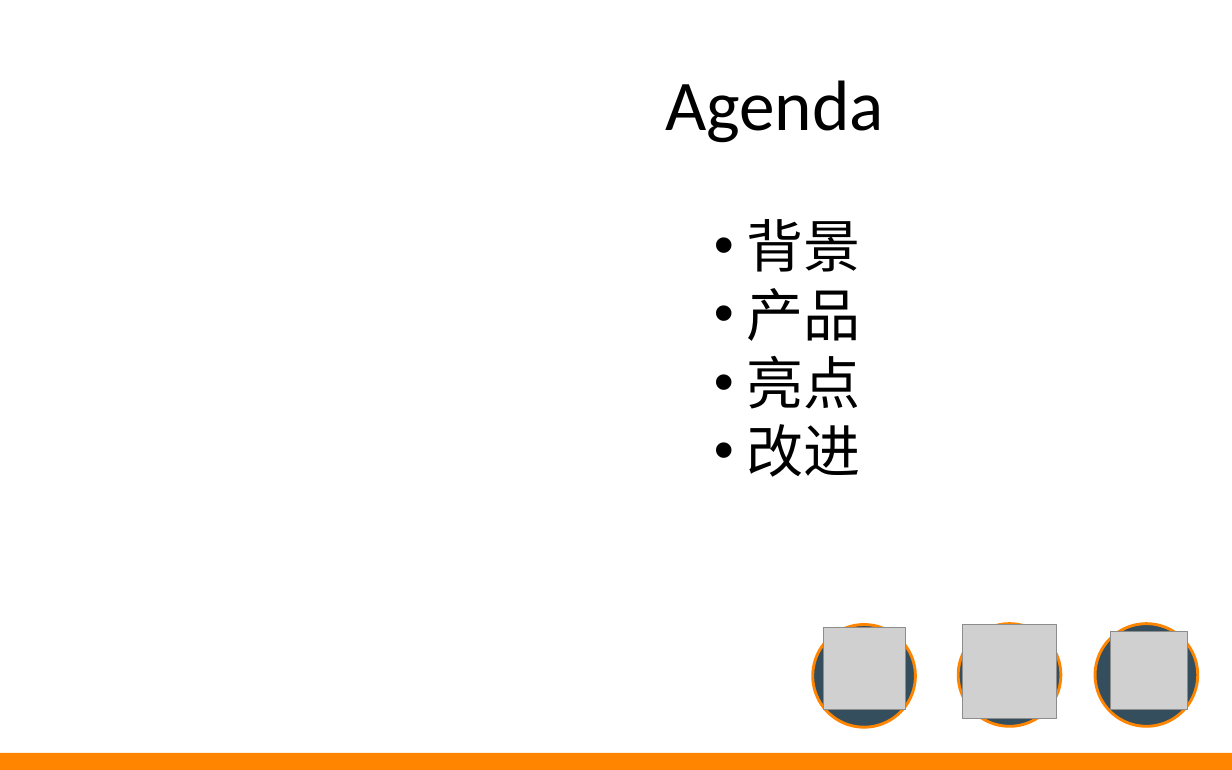
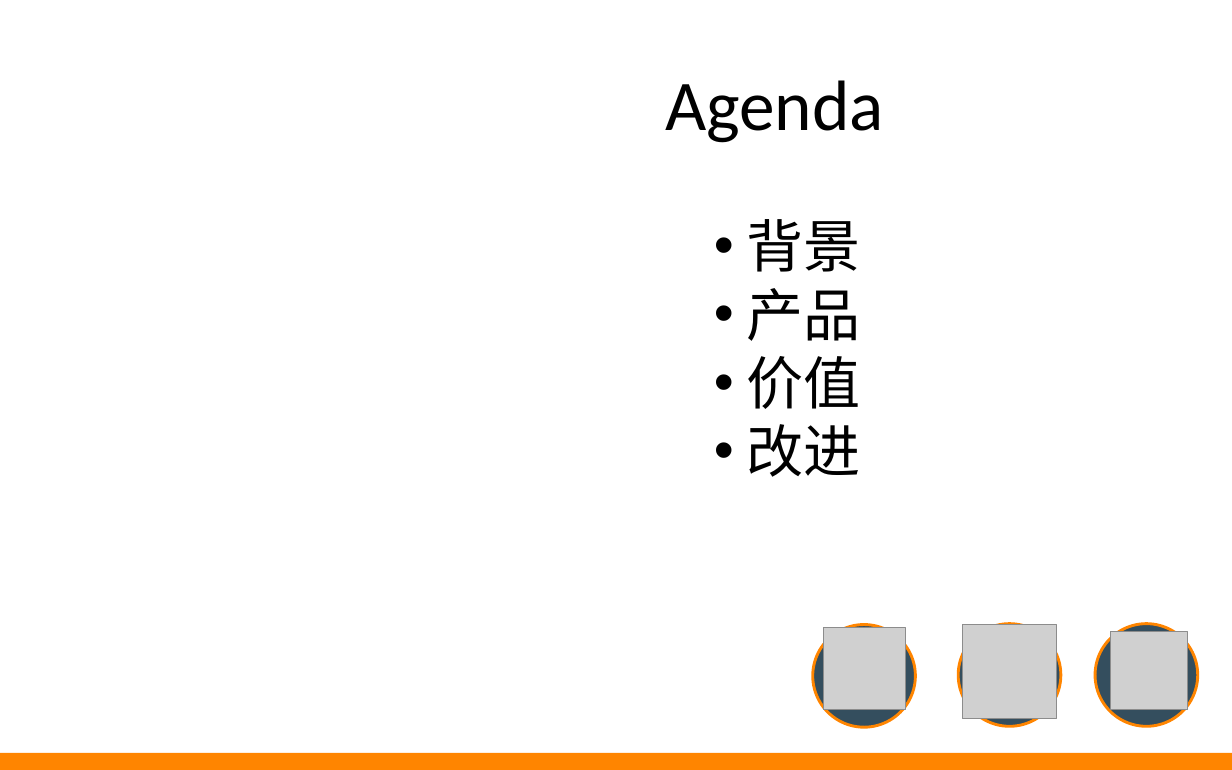
Before and after one commit to by46/mnemosyne, a slide deck: slide 2 of im.ppt. Drawn at 1232x770 pixels with LibreOffice and Linux fonts; fonts in the diff are those of the drawing; grey boxes stand for pictures; background and template pictures are left out. Boxes give left, top, right and bottom in pixels: in the first picture for what was removed or moved away, otherwise in the second. Text is boxed around its words. In the diff, an @@ line names an element or a change of style, - is before the commit and + after.

```diff
--- a/im.ppt
+++ b/im.ppt
@@ text at [746, 356, 860, 409]: text changed @@
-• 亮点
+• 价值
```
Also in this commit, not shown: 7 other slides changed, 1 slide added, 1 slide removed.
